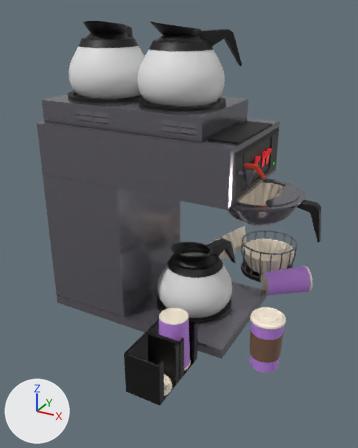
An edit to the FBX model Assets/Prefabs/CoffeeMachine.fbx, drawn before and after from the same camera.
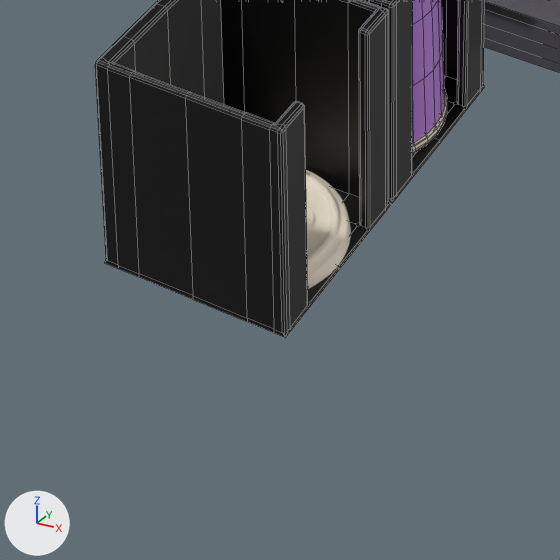
Each version appears first whole from a camera (50 mm lens) standing at (2.46, -4.08, 2.02) and looking at (0.34, -0.22, 0.09), and next in a close-up on the part from 30% to 59% of the width and 76% to 100% of the height. The axes (+X, +Y, +Z) are drawn at lower left. The lights are the same throughout. The close-ups show mesh edges as thin lines. Where no turn or scale is listed for an object, it has been applied to the vertices.

Names of what the first close-up shows: 'CoffeeBase', 'Cup.002', 'CupOrganizer', 'Lid.001', 'LidOrganizer'.
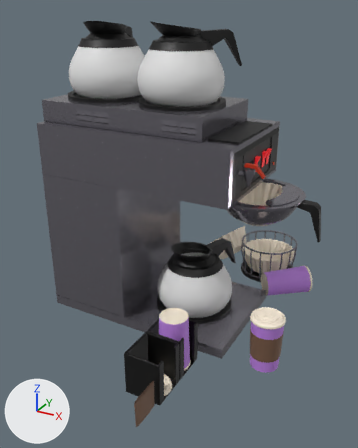
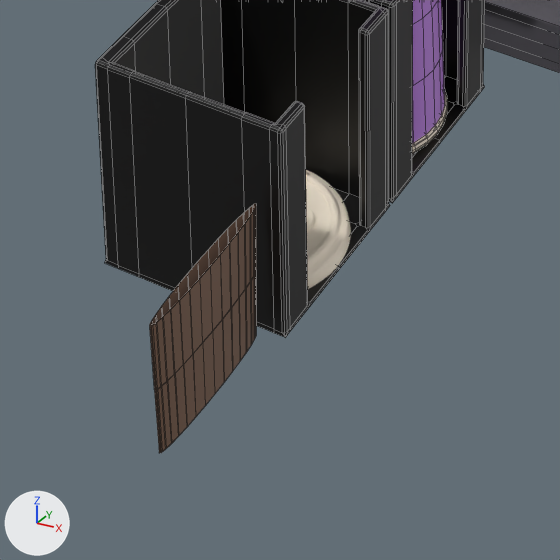
Where the newer file only moved an object's origin or applied its transform, the numbers keep the older frame.

Boxes (x1, y1, x2, y2) around the edits, measured in the close-ups (560 x 560 px):
'Sleeve.001', added (brown)
    after: (150, 204, 256, 453)

The edits, one by one:
Mesh me_cylinder_002 is new.
It has 192 vertices, 192 faces and spans x -0.011..0.011, y -0.147..0.147, z -0.125..0.125.
It uses material mat_sleeve (brown #7b5c48).
Object 'Sleeve.001' (ob_sleeve_001) is new; it shows me_cylinder_002.
Its location is (0.757, -1.545, -0.87).
